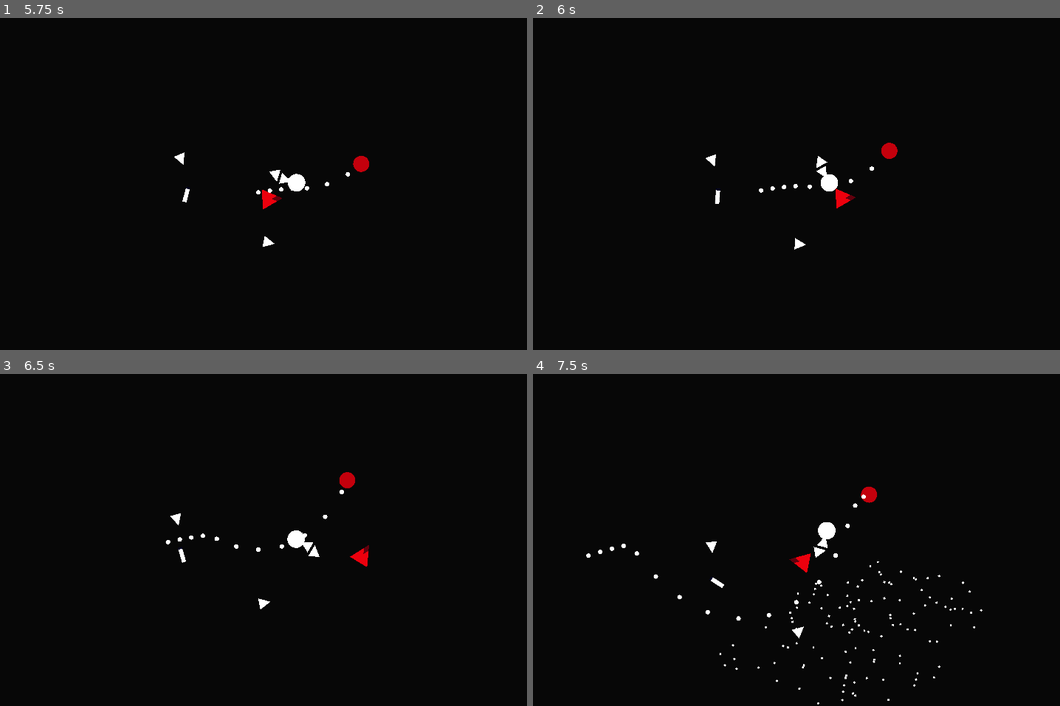
Above: before the commit, frames 1-4 (two rows, left to right).
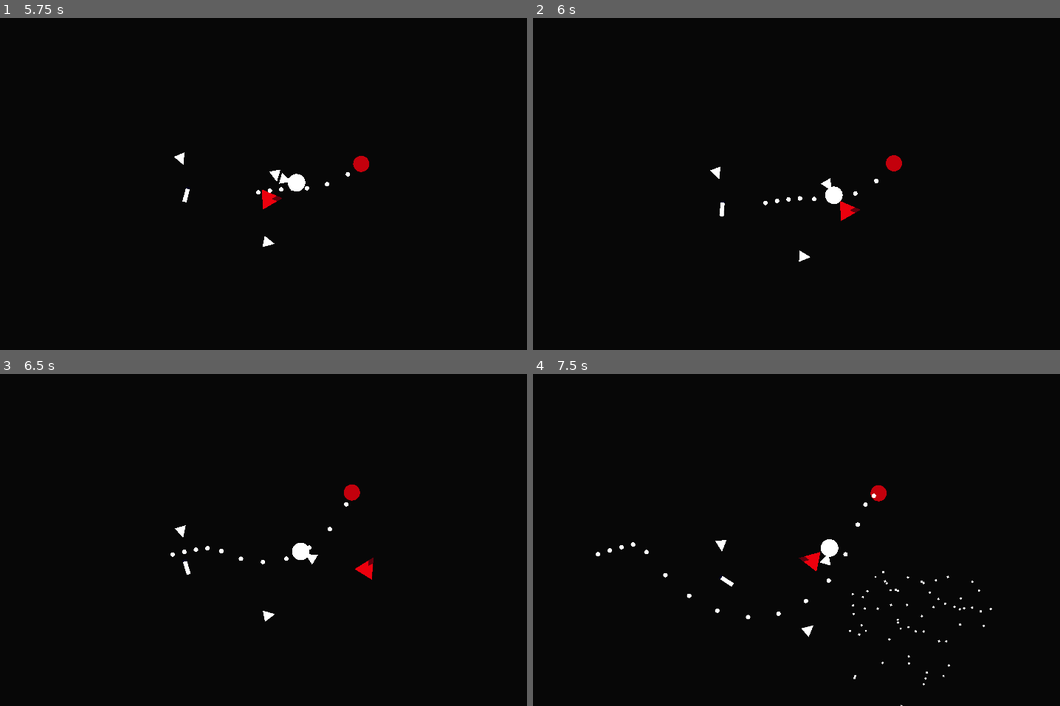
Above: after the commit, the same moments.

Repository: Leeway001Write/melonJam6
Game: Godot game, scene res://Levels/world.tscn
Same seed, same stepped clock (60 frames per second), same inputs: the game is played once before the commit and once after it.
Inputs:
- Up to frame 1 (5.75 s): tap Enter at 0.5 s; hold D (right) 0.53-1.28 s; tap X (DestroyTest) every 1.5 s from 0.6 to 5.1 s; hold A (left) 1.28-2.03 s; tap Space (fire) at 1.35, 2.85, 4.35 s; hold D (right) 2.03-2.78 s; hold W (forward) 2.78-3.53 s; hold A (left) from 3.53 s (still down)
- Up to frame 2 (6 s): release A (left) at 5.78 s; hold D (right) from 5.78 s (still down); tap Space (fire) at 5.85 s
- Up to frame 3 (6.5 s): keep holding D (right)
- Up to frame 4 (7.5 s): release D (right) at 6.53 s; hold W (forward) 6.53-7.28 s; tap X (DestroyTest) at 6.6 s; hold D (right) from 7.28 s (still down); tap Space (fire) at 7.35 s

Frame 1 is identical in both runs. In frame 2, 1.0% of the frame differs, in the area x 32-71%, y 37-74%; in frame 3, 1.2%; in frame 4, 1.7%, in the area x 10-88%, y 33-100%.

Commit message:
Made some juicy effects when things explode

Diff:
--- a/escape-from-greenland/Prefabs/bullet.tscn
+++ b/escape-from-greenland/Prefabs/bullet.tscn
@@ -18,4 +18,5 @@
 [node name="Area2D" type="Area2D" parent="." groups=["PlayerBullet"]]
 
 [node name="CollisionShape2D" type="CollisionShape2D" parent="Area2D"]
+scale = Vector2(2.92843, 2.92843)
 shape = SubResource("CircleShape2D_0oen4")
--- a/escape-from-greenland/Prefabs/ship.tscn
+++ b/escape-from-greenland/Prefabs/ship.tscn
@@ -1,7 +1,8 @@
-[gd_scene load_steps=6 format=3 uid="uid://gjus2b6qt6k1"]
+[gd_scene load_steps=10 format=3 uid="uid://gjus2b6qt6k1"]
 
 [ext_resource type="PackedScene" uid="uid://6t48r1sfmkgl" path="res://Prefabs/booster.tscn" id="1_7nyfi"]
 [ext_resource type="Script" uid="uid://ravio3b5trcs" path="res://Scripts/ship.gd" id="1_ba1si"]
+[ext_resource type="Script" uid="uid://b60p6twlgbibh" path="res://Scripts/camera_2d.gd" id="3_ba1si"]
 
 [sub_resource type="SphereMesh" id="SphereMesh_2wqeq"]
 
@@ -9,6 +10,43 @@
 
 [sub_resource type="CircleShape2D" id="CircleShape2D_88h6h"]
 radius = 57.8129
+
+[sub_resource type="Animation" id="Animation_ba1si"]
+resource_name = "Shake"
+length = 0.2
+tracks/0/type = "value"
+tracks/0/imported = false
+tracks/0/enabled = true
+tracks/0/path = NodePath(".:offset")
+tracks/0/interp = 1
+tracks/0/loop_wrap = true
+tracks/0/keys = {
+"times": PackedFloat32Array(0, 0.0666667, 0.1, 0.133333),
+"transitions": PackedFloat32Array(1, 1, 1, 1),
+"update": 0,
+"values": [Vector2(0, 0), Vector2(45, 30), Vector2(-80, 62), Vector2(-30, -80)]
+}
+
+[sub_resource type="Animation" id="Animation_cm1ru"]
+resource_name = "Idle"
+tracks/0/type = "value"
+tracks/0/imported = false
+tracks/0/enabled = true
+tracks/0/path = NodePath(".:offset")
+tracks/0/interp = 1
+tracks/0/loop_wrap = true
+tracks/0/keys = {
+"times": PackedFloat32Array(0),
+"transitions": PackedFloat32Array(1),
+"update": 0,
+"values": [Vector2(0, 0)]
+}
+
+[sub_resource type="AnimationLibrary" id="AnimationLibrary_cm1ru"]
+_data = {
+&"Idle": SubResource("Animation_cm1ru"),
+&"Shake": SubResource("Animation_ba1si")
+}
 
 [node name="Ship" type="CharacterBody2D" groups=["Player"]]
 script = ExtResource("1_ba1si")
@@ -42,8 +80,14 @@
 scale = Vector2(1.00339, 1)
 shape = SubResource("CircleShape2D_88h6h")
 
-[node name="Camera2D" type="Camera2D" parent="."]
+[node name="Camera2D" type="Camera2D" parent="." groups=["Cam"]]
 zoom = Vector2(0.5, 0.5)
 position_smoothing_enabled = true
+script = ExtResource("3_ba1si")
+
+[node name="AnimationPlayer" type="AnimationPlayer" parent="Camera2D"]
+libraries = {
+&"": SubResource("AnimationLibrary_cm1ru")
+}
 
 [connection signal="area_entered" from="Area2D" to="." method="_on_area_2d_area_entered"]
--- /dev/null
+++ b/escape-from-greenland/Scripts/camera_2d.gd
@@ -0,0 +1,6 @@
+extends Camera2D
+
+class_name Cam
+
+func shake():
+	$AnimationPlayer.play("Shake")
--- a/escape-from-greenland/Scripts/component.gd
+++ b/escape-from-greenland/Scripts/component.gd
@@ -46,6 +46,10 @@
 	if invincible: return
 	health -= 1
 	if health <= 0:
+		Engine.time_scale = .01
+		await get_tree().create_timer(.013).timeout
+		Engine.time_scale = 1
+		get_tree().get_first_node_in_group('Cam').shake()
 		destroy()
 
 func invincibility():
--- a/escape-from-greenland/Scripts/enemy-general.gd
+++ b/escape-from-greenland/Scripts/enemy-general.gd
@@ -16,6 +16,7 @@
 
 func _hurt():
 	health -= 1
+
 	if health <= 0:
 		_die()
 
--- a/escape-from-greenland/project.godot
+++ b/escape-from-greenland/project.godot
@@ -30,6 +30,7 @@
 Player=""
 DamagePlayer=""
 PlayerBullet=""
+Cam=""
 
 [input]
 
Not shown, added: escape-from-greenland/Scripts/camera_2d.gd.uid
